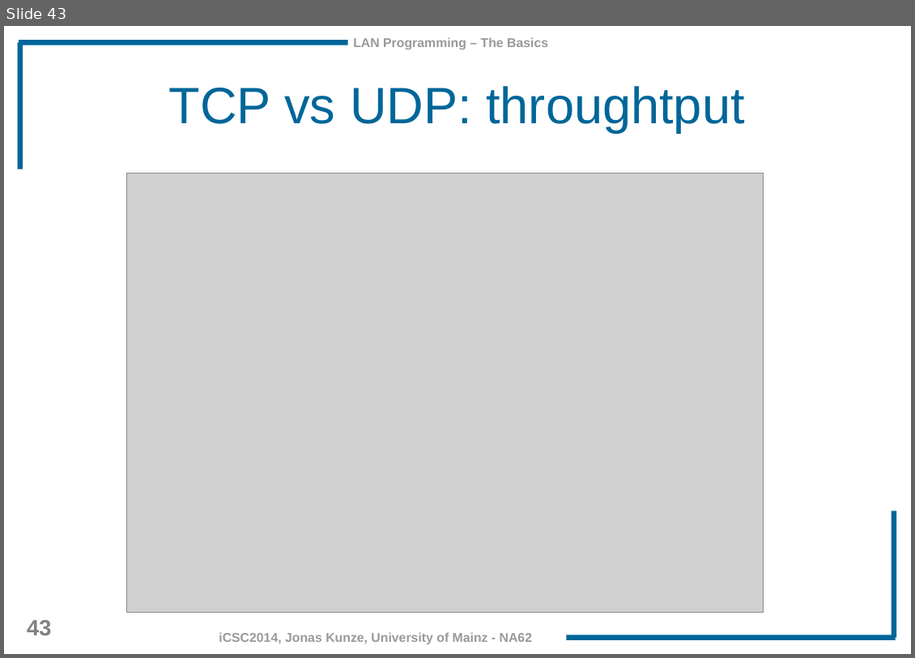
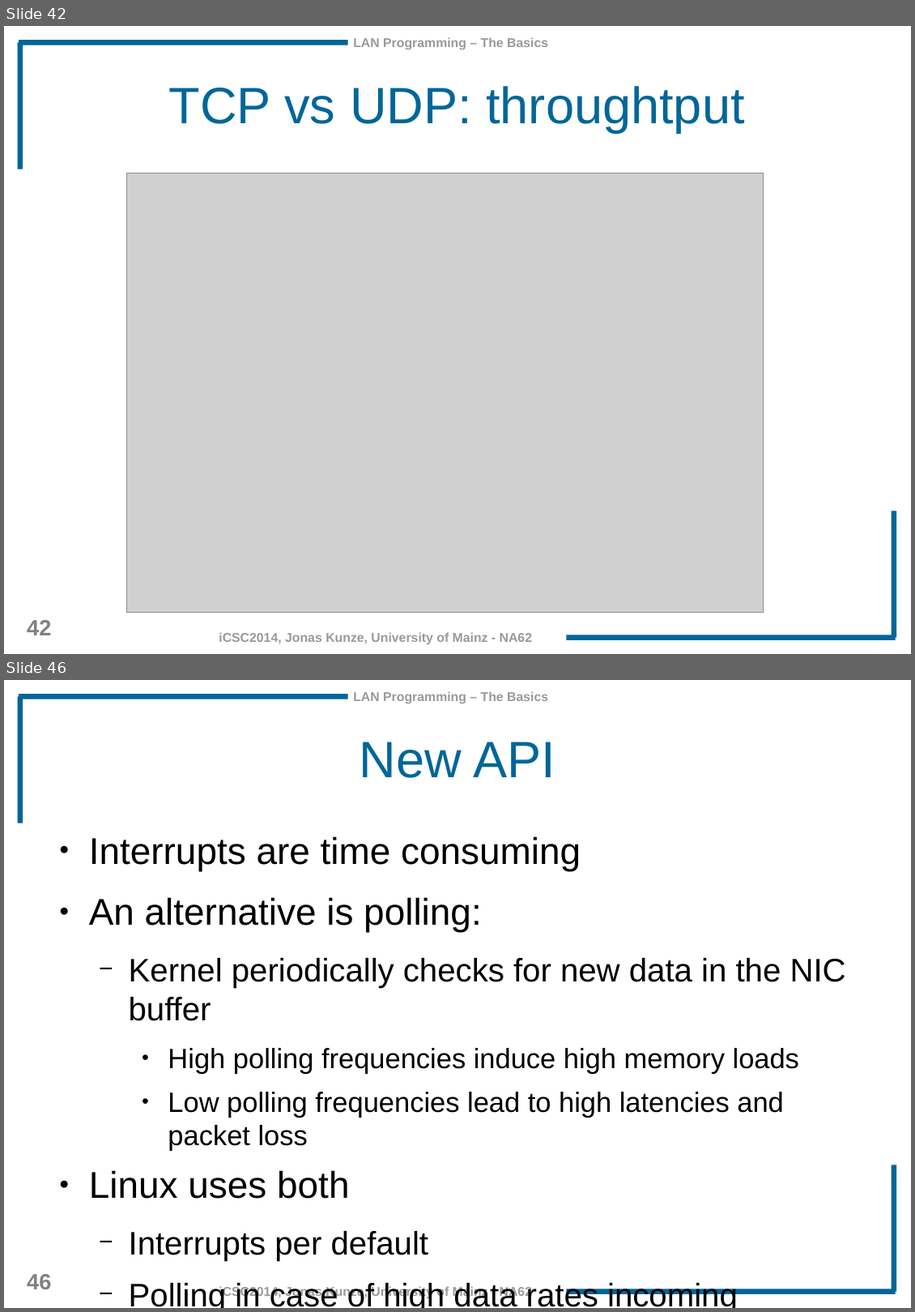
Before and after one commit to JonasKunze/icsc2014, a slide deck: iCSC-2014-LAN_Programming_Basics.odp. Shown one above the other, each under a label of ours: slide 43 before the commit, slides 42 and 46 after it; the slides between them are not shown. The pictures are 915x658 and 915x1312 pixels, drawn with LibreOffice and Linux fonts; fonts in the diff are those of the drawing; grey boxes stand for pictures; background and template pictures are left out. Boxes give left, top, right and bottom in pixels: in the first picture for what was removed or moved away, otherwise in the second. Text is boxed around its words. In the diff, an @@ line names an element or a change of style, - is before the commit and + after.

```diff
--- a/iCSC-2014-LAN_Programming_Basics.odp
+++ b/iCSC-2014-LAN_Programming_Basics.odp
@@ slide 46 added at [4, 680, 911, 1308], background #FFFFFF; not listed: 7 template elements that a slide beside it also shows @@
@@ title added at [360, 742, 556, 778], 44 pt, text #006699 @@
+New API
@@ text added at [89, 836, 846, 1308], 28 pt, text #000000 @@
+● Interrupts are time consuming
+● An alternative is polling:
+  − Kernel periodically checks for new data in the NIC buffer
+    ● High polling frequencies induce high memory loads
+    ● Low polling frequencies lead to high latencies and packet loss
+● Linux uses both
+  − Interrupts per default
+  − Polling in case of high data rates incoming
@@ what was slide 43 is now slide 42 @@
@@ page number at [27, 620, 51, 635]: text changed @@
-43
+42
```
Also in this commit, not shown: 7 slides changed, 5 other slides added, 2 slides removed, 5 other files.
